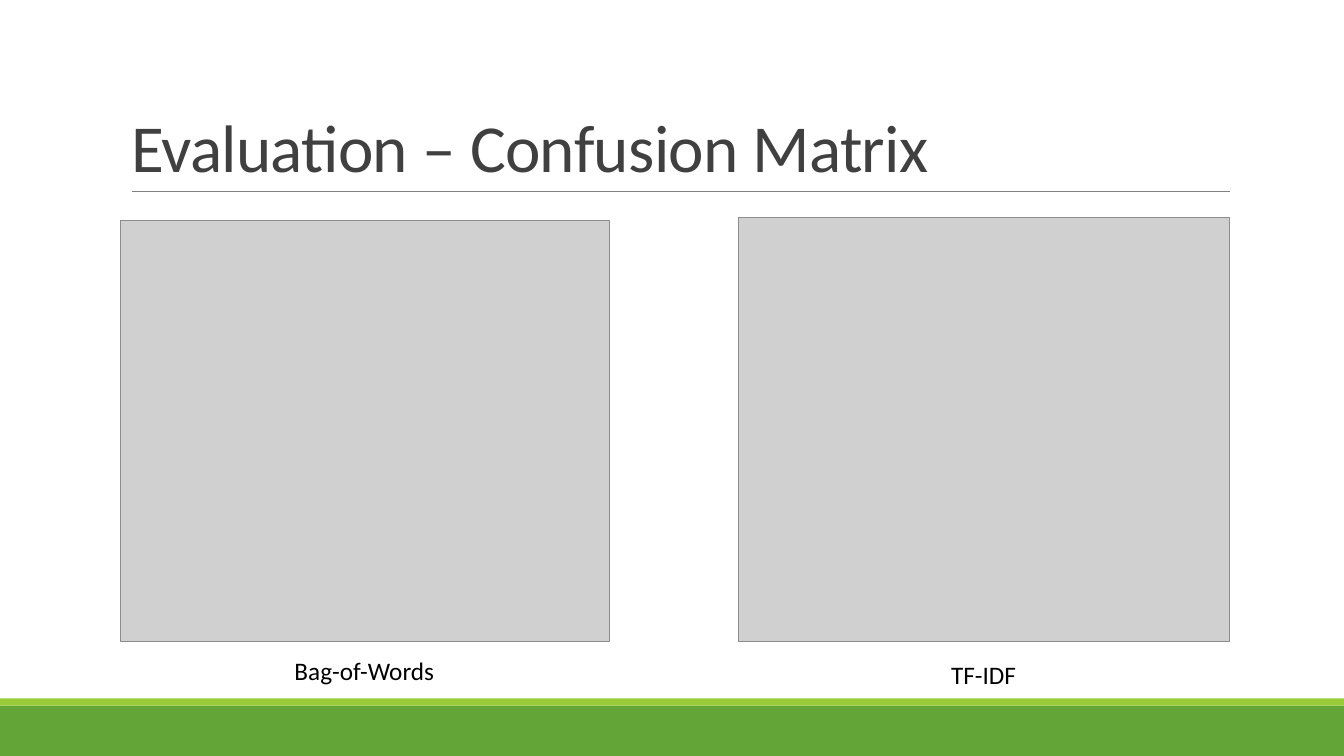
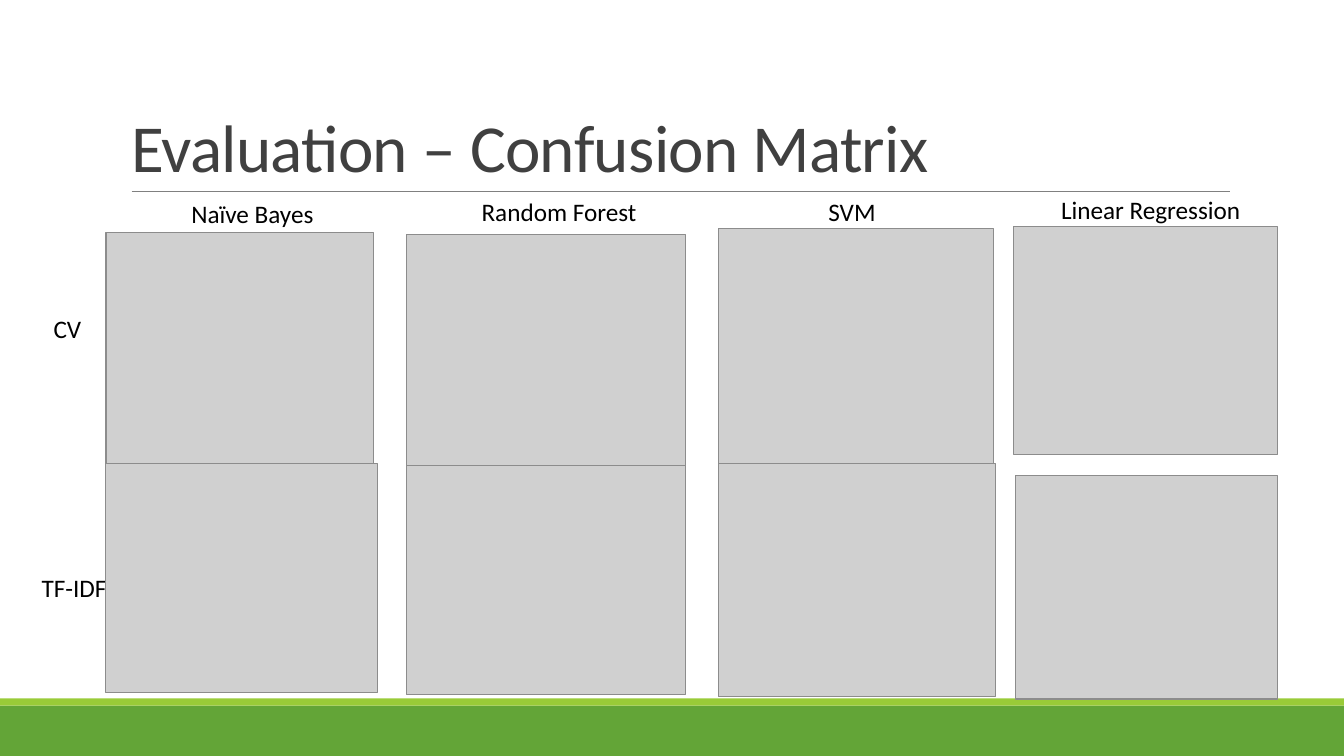
Before and after one commit to LinghanX/Project_Veritas, a slide deck: slide 12 of presentations/FakeNews_Final.pptx. Drawn at 1344x756 pixels with LibreOffice and Linux fonts; fonts in the diff are those of the drawing; grey boxes stand for pictures. Boxes give left, top, right and bottom in pixels: in the first picture for what was removed or moved away, otherwise in the second. Text is boxed around its words. In the diff, an @@ line names an element or a change of style, - is before the commit and + after.

```diff
--- a/presentations/FakeNews_Final.pptx
+++ b/presentations/FakeNews_Final.pptx
@@ text added at box(191, 206, 314, 227), 18 pt, text #000000 @@
+Naïve Bayes
@@ text added at box(482, 203, 637, 222), 18 pt, text #000000 @@
+Random Forest
@@ text added at box(828, 204, 875, 221), 18 pt, text #000000 @@
+SVM
@@ text added at box(1061, 201, 1241, 224), 18 pt, text #000000 @@
+Linear Regression
@@ picture added at box(106, 233, 374, 465) @@
@@ picture removed at box(121, 221, 610, 642) @@
@@ picture added at box(407, 235, 686, 467) @@
@@ picture added at box(719, 229, 994, 468) @@
@@ picture removed at box(739, 218, 1231, 642) @@
@@ picture added at box(1014, 227, 1278, 455) @@
@@ text added at box(54, 321, 82, 338), 18 pt, text #000000 @@
+CV
@@ picture added at box(106, 464, 378, 693) @@
@@ picture added at box(407, 466, 686, 695) @@
@@ picture added at box(719, 464, 996, 697) @@
@@ picture added at box(1016, 476, 1277, 699) @@
@@ text "TF-IDF" rewrapped from box(951, 667, 1016, 684) to box(42, 576, 107, 603) @@
@@ text removed at box(294, 662, 434, 685) @@
-Bag-of-Words
```
Also in this commit, not shown: 3 other slides changed, 1 other file.
